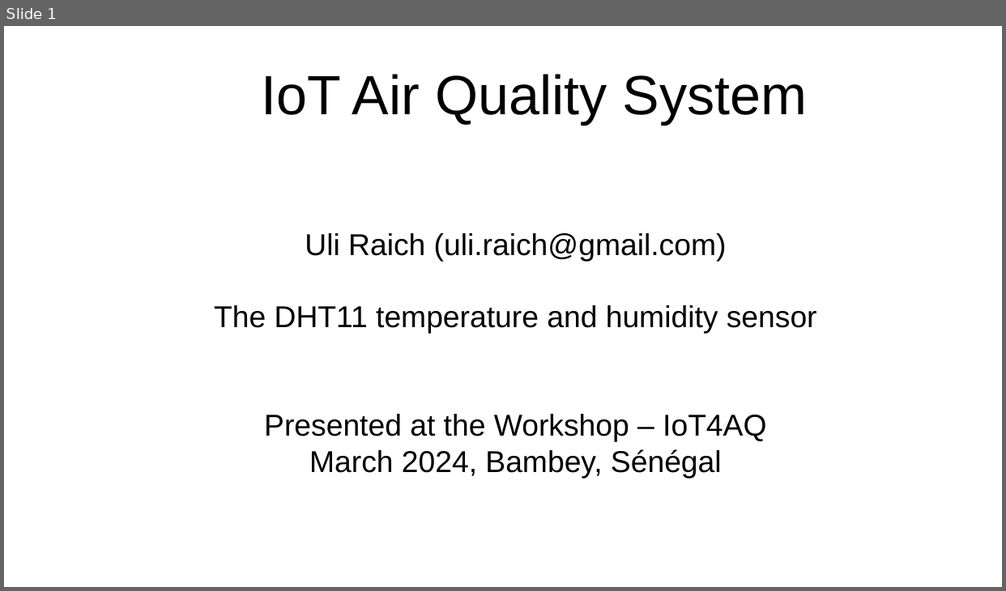
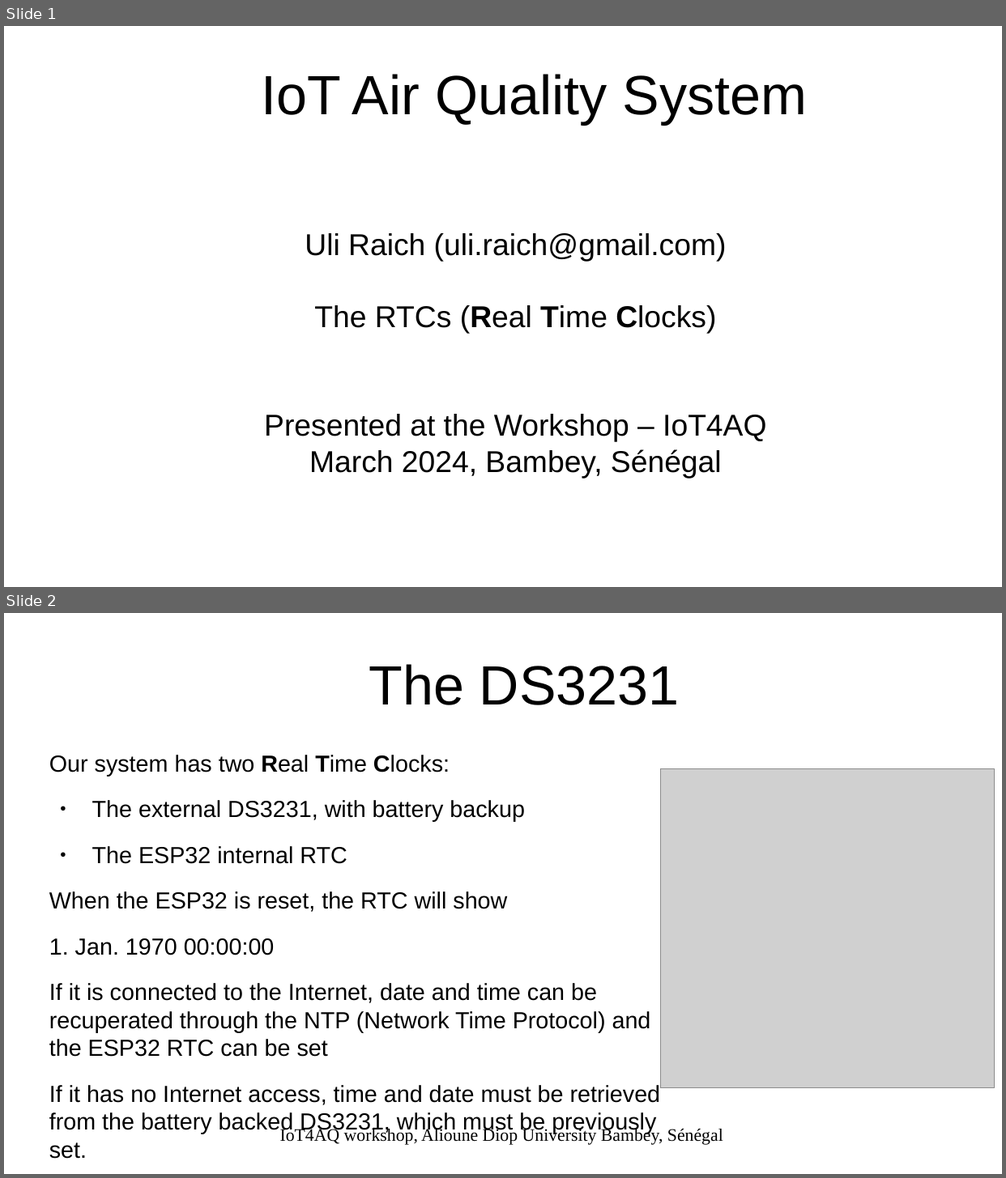
Before and after one commit to uraich/IoT4AQ, a slide deck: workshop/slides/iot4aq_rtc.odp. Shown one above the other, each under a label of ours: slide 1 before the commit, slides 1 and 2 after it. The pictures are 1006x591 and 1006x1178 pixels, drawn with LibreOffice and Linux fonts; fonts in the diff are those of the drawing; grey boxes stand for pictures; background and template pictures are left out. Boxes give left, top, right and bottom in pixels: in the first picture for what was removed or moved away, otherwise in the second. Text is boxed around its words. In the diff, an @@ line names an element or a change of style, - is before the commit and + after.

```diff
--- a/workshop/slides/iot4aq_rtc.odp
+++ b/workshop/slides/iot4aq_rtc.odp
@@ slide 2 added at (4, 613, 1002, 1174), background #FFFFFF @@
@@ title added at (368, 664, 680, 705), 44 pt, text #000000 @@
+The DS3231
@@ text added at (49, 755, 661, 1159), 18.5 pt, text #000000 @@
+Our system has two Real Time Clocks:
+● The external DS3231, with battery backup
+● The ESP32 internal RTC
+When the ESP32 is reset, the RTC will show
+1. Jan. 1970 00:00:00
+If it is connected to the Internet, date and time can be recuperated through the NTP (Network Time Protocol) and the ESP32 RTC can be set
+If it has no Internet access, time and date must be retrieved from the battery backed DS3231, which must be previously set.
@@ picture added at (661, 769, 995, 1088) @@
@@ text added at (280, 1128, 723, 1145), 14 pt, text #000000 @@
+IoT4AQ workshop, Alioune Diop University Bambey, Sénégal
@@ slide 1 changed as well @@
@@ subtitle at (314, 305, 716, 334): text changed @@
-The DHT11 temperature and humidity sensor
+The RTCs (Real Time Clocks)
```
Also in this commit, not shown: 1 other slide changed, 8 slides removed, 4 other files.
